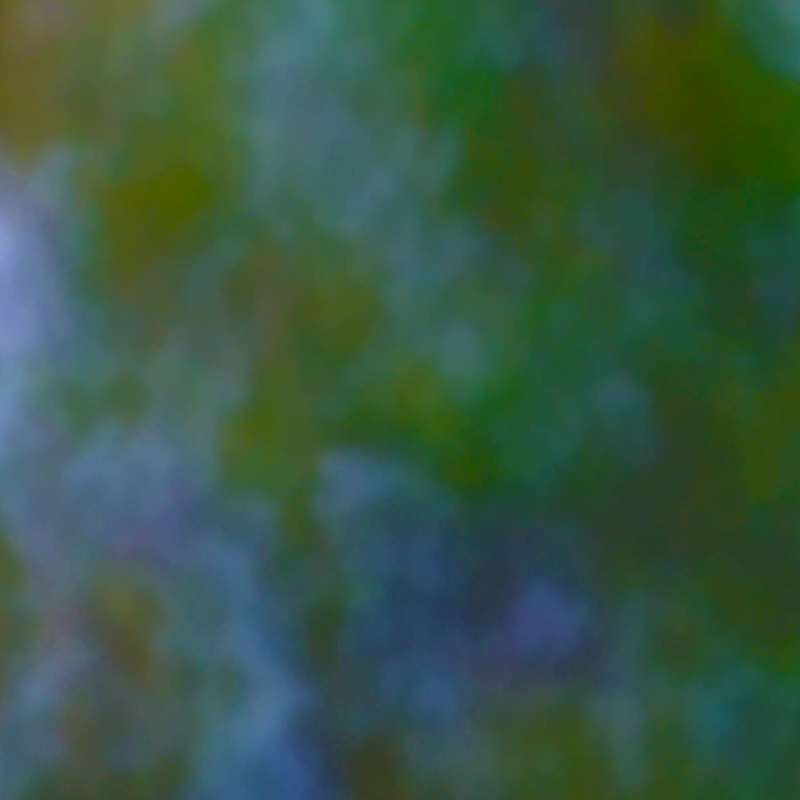
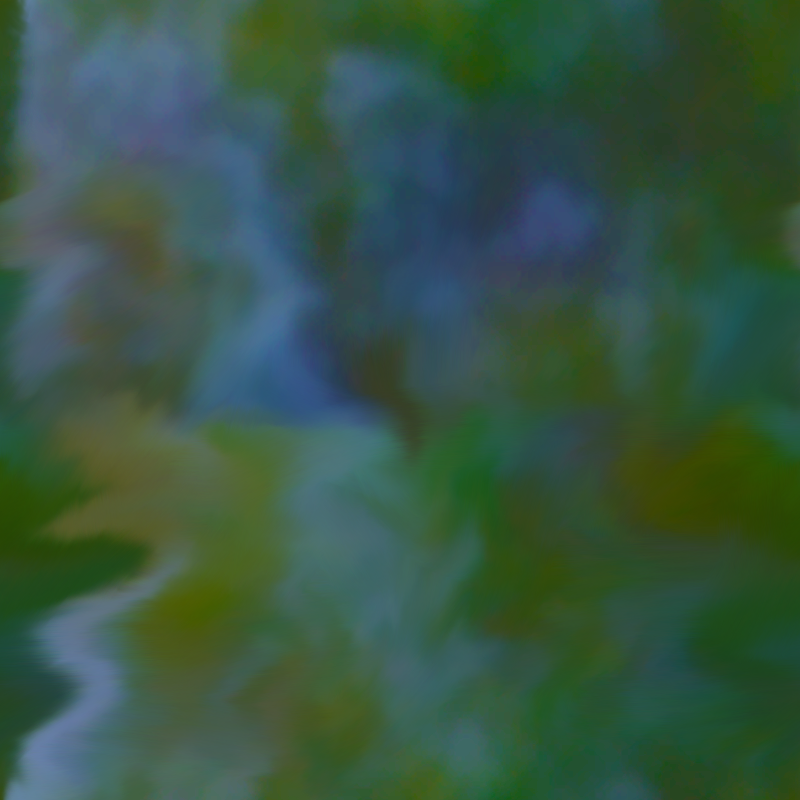
Two versions of the same layered image (800×800). Layer-by-layer changes:
renamed "Background" to "Layer 0", painted on it over (0, 0, 800, 800)
